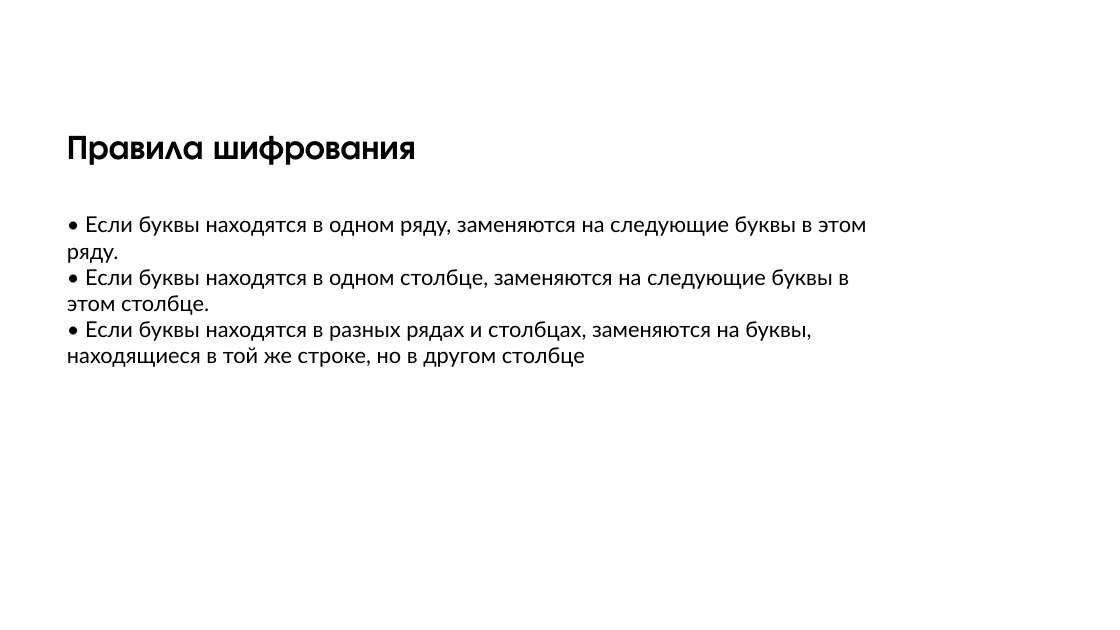
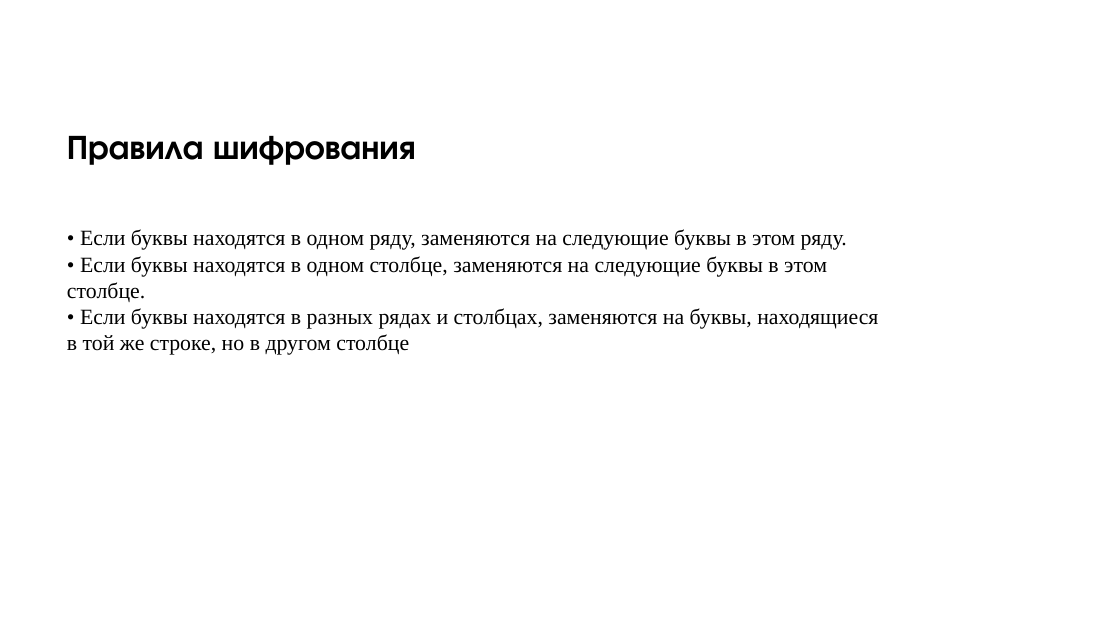
Before and after one commit to TiKhon-it/PlayFair, a slide deck: slide 7 of Реализация шифратора Плейфера на Python.pptx. Drawn at 1120x630 pixels with LibreOffice and Linux fonts; fonts in the diff are those of the drawing; background and template pictures are left out. Boxes give left, top, right and bottom in pixels: in the first picture for what was removed or moved away, otherwise in the second. Text is boxed around its words. In the diff, an @@ line names an element or a change of style, - is before the commit and + after.

```diff
--- a/Реализация шифратора Плейфера на Python.pptx
+++ b/Реализация шифратора Плейфера на Python.pptx
@@ text "• Если буквы находятся в ..." at [67, 229, 878, 355]: font Lato to Times New Roman @@
```
Also in this commit, not shown: 11 other slides changed, 2 slides added, 3 slides removed.
